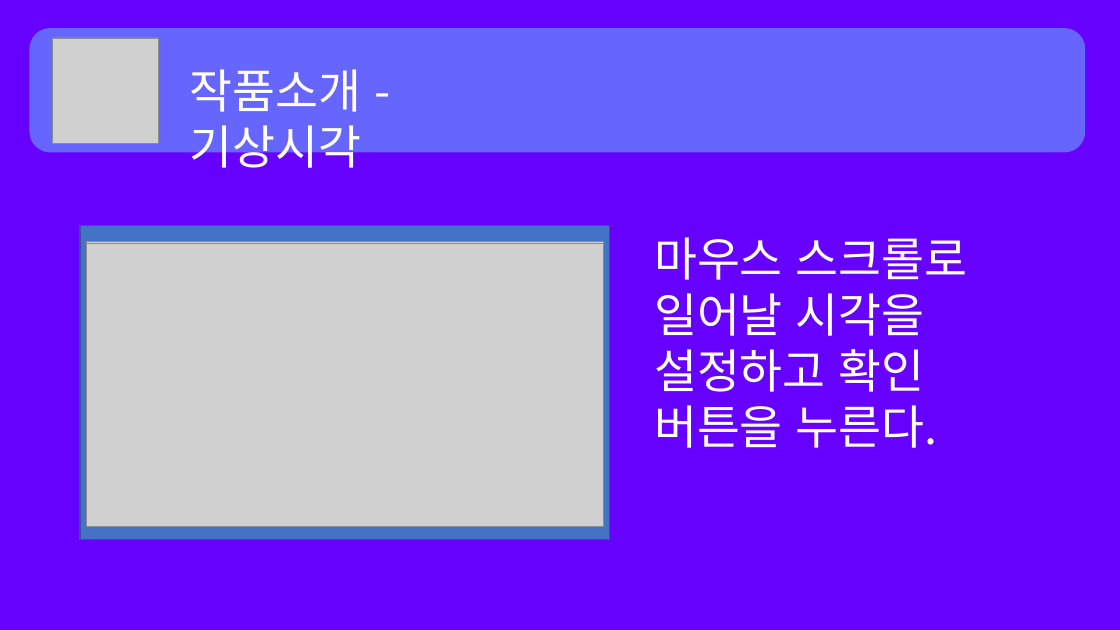
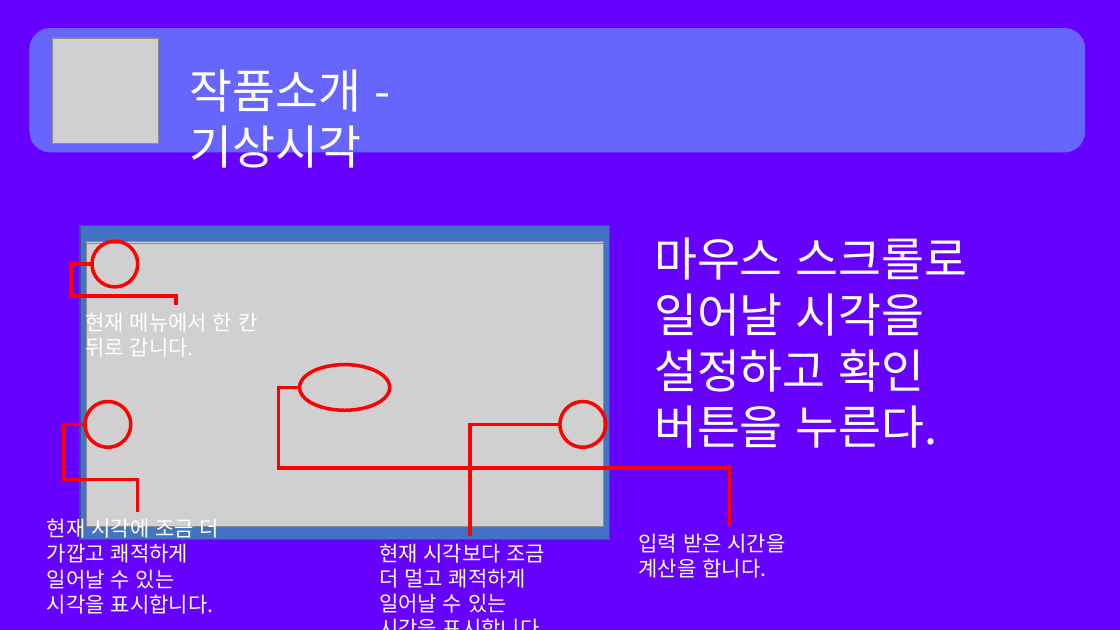
Before and after one commit to akfakf0509/1G2S_Web_Performance_assessment, a slide deck: slide 6 of 선린 수면 도우미 발표자료.pptx. Drawn at 1120x630 pixels with LibreOffice and Linux fonts; fonts in the diff are those of the drawing; grey boxes stand for pictures. Boxes give left, top, right and bottom in pixels: in the first picture for what was removed or moved away, otherwise in the second. Text is boxed around its words. In the diff, an @@ line names an element or a change of style, - is before the commit and + after.

Commit message:
2019.12.02 11.52

```diff
--- a/선린 수면 도우미 발표자료.pptx
+++ b/선린 수면 도우미 발표자료.pptx
@@ elbow line added from (92, 264) to (176, 305), #FF0000 3 pt @@
@@ ellipse added at (92, 241, 138, 287), outline #FF0000 3 pt @@
@@ text added at (85, 309, 257, 360), 18 pt, text #FFFFFF @@
+현재 메뉴에서 한 칸 뒤로 갑니다.
@@ elbow line added from (300, 387) to (729, 527), #FF0000 3 pt @@
@@ ellipse added at (300, 365, 390, 410), outline #FF0000 3 pt @@
@@ ellipse added at (85, 402, 130, 447), outline #FF0000 3 pt @@
@@ ellipse added at (560, 402, 606, 447), outline #FF0000 3 pt @@
@@ elbow line added from (85, 424) to (138, 512), #FF0000 3 pt @@
@@ elbow line added from (560, 424) to (470, 536), #FF0000 3 pt @@
@@ text added at (47, 515, 219, 614), 18 pt, text #FFFFFF @@
+현재 시각에 조금 더 가깝고 쾌적하게 일어날 수 있는 시각을 표시합니다.
@@ text added at (639, 533, 786, 578), 18 pt, text #FFFFFF @@
+입력 받은 시간을 계산을 합니다.
@@ text added at (379, 543, 546, 613), 18 pt, text #FFFFFF @@
+현재 시각보다 조금 더 멀고 쾌적하게 일어날 수 있는 시각을 표시합니다.
```
Also in this commit, not shown: 4 other slides changed.
